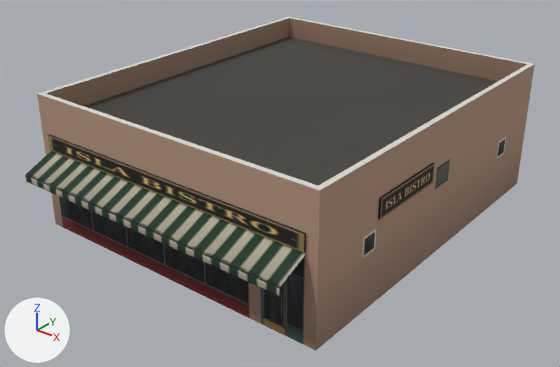
A saved change to the glTF model assets/coronado_kit/buildings/commercial/com_bistro/shop_com_bistro_mid.glb.
The view is the same before and after, from a 50 mm lens placed at (16.39, -21.62, 13.97), pointed at (0.11, -1.27, 1.35). Lighting does not change. The marker at lower left points along +X, +Y and +Z. The older version comes first. Vertices at exactly the same position are counted once.

The older version as bpy lines, for what is in view:
```python
mat_bld_mid = bpy.data.materials.new('bld_mid')
mat_bld_mid.use_nodes = True; mat_bld_mid.node_tree.nodes.clear()
_N = mat_bld_mid.node_tree.nodes; _L = mat_bld_mid.node_tree.links
n0 = _N.new('ShaderNodeBsdfPrincipled'); n0.name = 'Principled BSDF'
n0.inputs[2].default_value = 0.85  # 'Roughness'
n1 = _N.new('ShaderNodeOutputMaterial'); n1.name = 'Material Output'
n2 = _N.new('ShaderNodeMix'); n2.name = 'Mix'
n2.data_type = 'RGBA'
n2.blend_type = 'MULTIPLY'
n2.inputs[0].default_value = 1.0  # 'Factor'
n3 = _N.new('ShaderNodeVertexColor'); n3.name = 'Color Attribute'
n4 = _N.new('ShaderNodeTexImage'); n4.name = 'Image Texture'
n4.image = img_city_color_png
_L.new(n0.outputs[0], n1.inputs[0])  # 'BSDF' to 'Surface'
_L.new(n2.outputs[2], n0.inputs[0])  # 'Result' to 'Base Color'
_L.new(n3.outputs[0], n2.inputs[7])  # 'Color' to 'B'
_L.new(n4.outputs[0], n2.inputs[6])  # 'Color' to 'A'
me_shop_com_bistro_mid = bpy.data.meshes.new('shop_com_bistro_mid')
me_shop_com_bistro_mid.from_pydata(...)  # 160 vertices, 286 faces; spans x -6.0..6.1, y -8.2..7.0, z 0.0..5.1
me_shop_com_bistro_mid.materials.append(mat_bld_mid)
ob_shop_com_bistro_mid = bpy.data.objects.new('shop_com_bistro_mid', me_shop_com_bistro_mid)
ob_shop_com_bistro_mid.location = (0.0, 0.0, 0.0)
```
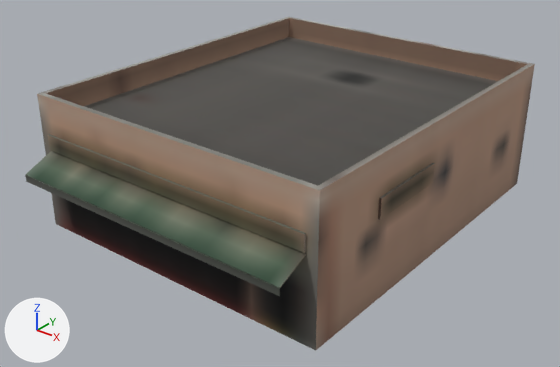
Where the change shows, as pixel boxes (x1, y1, x2, y2) in the pictures (560 x 367 px):
'shop_com_bistro_mid', surface changed, recoloured
    both: (25, 17, 535, 350)
part 1 of me_shop_com_bistro_mid, surface changed
    both: (25, 17, 535, 350)
part 2 of me_shop_com_bistro_mid, recoloured
    both: (37, 64, 535, 350)
part 3 of me_shop_com_bistro_mid, recoloured
    both: (25, 135, 506, 344)
part 4 of me_shop_com_bistro_mid, recoloured
    both: (26, 18, 527, 350)
part 5 of me_shop_com_bistro_mid, recoloured
    both: (27, 134, 435, 296)

Edits to the bpy script that builds the scene:
```text
Add img_bld_lod_color_png:
    img_bld_lod_color_png = load_image('bld_lod_color.png', '../../../textures/bld_lod_color.png', 2048, 2048, 'sRGB')
Change mat_bld_mid:
    where n4 = _N.new('ShaderNodeTexImage'); n4.name = 'Image Texture'
    n4.image: img_city_color_png -> img_bld_lod_color_png
    add n4.extension = 'EXTEND'
Change me_shop_com_bistro_mid:
    where me_shop_com_bistro_mid.from_pydata(...)  # 160 vertices, 286 faces; spans x -6.0..6.1, y -8.2..7.0, z 0.0..5.1
    used by ob_shop_com_bistro_mid; location = (0.0, 0.0, 0.0)
    me_shop_com_bistro_mid part 1: texture (UV) coordinates of 286 of 286 faces, centred in x -6.0..6.1, y -8.2..7.0, z 0.6..5.1, changed; they spanned u 0.0..0.78, v 0.08..0.48 and now span u 0.07..0.9, v 0.04..0.76
    me_shop_com_bistro_mid part 2: 157 faces centred in x -6.0..6.0, y -7.0..7.0, z 1.3..4.8 are repainted in the vertex colours; the middle colour goes from beige #e4bca7 to white #ffffff
    me_shop_com_bistro_mid part 3: 58 faces centred in x -6.0..6.1, y -8.2..7.0, z 0.6..3.5 are repainted in the vertex colours; the middle colour goes from white #f8f8f8 to white #ffffff
    me_shop_com_bistro_mid part 4: 33 faces centred in x -6.0..6.0, y -8.2..7.0, z 0.6..4.8 are repainted in the vertex colours; the middle colour goes from beige #b39f93 to white #ffffff
    me_shop_com_bistro_mid part 5: 25 faces centred in x -5.6..6.1, y -8.2..-0.8, z 2.4..3.7 are repainted in the vertex colours; the middle colour goes from light grey #c9c9c9 to white #ffffff
```
